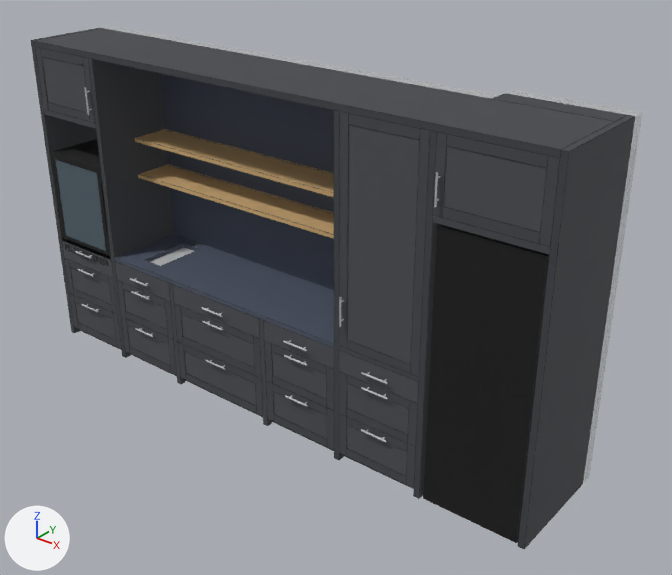
Renders of the glTF model 2026-161-C209-Te-kjokken/modell.glb from each side of a commit.
The view is the same before and after, from a 50 mm camera at (6013.0, -3979.0, 3734.0) aimed at (2422.0, 510.0, 951.0). The lights are fixed; the arrows at lower left show +X, +Y and +Z. The first picture is the older version. Vertices at exactly the same position are counted once.

Script lines for the objects in view, before the commit:
```python
ob_mesh_0 = bpy.data.objects.new('Mesh_0', me_mesh_0)
ob_mesh_0.location = (0.0, 0.0, 0.0)
```
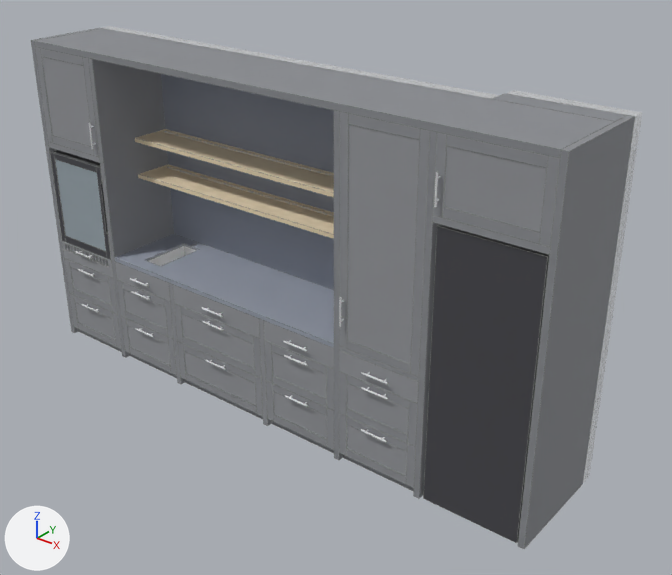
What differs and where, as boxes (x1, y1, x2, y2) in the pictures (672 x 575 px; the box of a moved part takes in the faces that stretch with it):
'Mesh_0', recoloured, reshaped (lighter)
    both: (31, 26, 642, 549)
part 1 of me_mesh_0, moved or reshaped
    before: (84, 87, 89, 115)
    after: (89, 122, 93, 149)
part 2 of me_mesh_0, moved or reshaped (mostly hidden)
    before: (346, 456, 414, 489)
    after: (343, 455, 414, 491)
part 3 of me_mesh_0, moved or reshaped (mostly hidden before)
    before: (83, 331, 115, 347)
    after: (78, 329, 122, 352)
part 4 of me_mesh_0, moved or reshaped (mostly hidden)
    before: (133, 355, 334, 451)
    after: (129, 353, 334, 453)
part 5 of me_mesh_0, moved or reshaped
    before: (44, 109, 96, 128)
    after: (48, 142, 100, 162)
part 6 of me_mesh_0, deleted (mostly hidden)
    before: (48, 102, 413, 489)
part 7 of me_mesh_0, reshaped
    before: (35, 47, 548, 443)
    after: (35, 47, 548, 492)

What changed in the scene script:
```text
Change mat_eik19_ncs:
    mat_eik19_ncs.base_color: (0.047, 0.0509, 0.0592) -> (0.24, 0.25, 0.27)  # dark grey #3d4045 -> grey #86898e
Change mat_skuff16:
    mat_skuff16.base_color: (0.57, 0.393, 0.214) -> (0.78, 0.66, 0.5)  # brown #c7a87f -> beige #e5d4bc
Change mat_front_eik12_ncs:
    mat_front_eik12_ncs.base_color: (0.0732, 0.0783, 0.089) -> (0.3, 0.31, 0.33)  # dark grey #4c4f54 -> grey #95979b
Change mat_front_eik_heltre_ncs:
    mat_front_eik_heltre_ncs.base_color: (0.0592, 0.0637, 0.0732) -> (0.27, 0.28, 0.3)  # dark grey #45474c -> grey #8e9095
Change mat_eik_heltre_ncs:
    mat_eik_heltre_ncs.base_color: (0.0592, 0.0637, 0.0732) -> (0.27, 0.28, 0.3)  # dark grey #45474c -> grey #8e9095
Change mat_front_eik22_ncs:
    mat_front_eik22_ncs.base_color: (0.0732, 0.0783, 0.089) -> (0.3, 0.31, 0.33)  # dark grey #4c4f54 -> grey #95979b
Change mat_eik40_ncs:
    mat_eik40_ncs.base_color: (0.0509, 0.055, 0.0637) -> (0.25, 0.26, 0.28)  # dark grey #404247 -> grey #898b90
Change mat_vegg:
    mat_vegg.base_color: (0.604, 0.604, 0.57) -> (0.8, 0.8, 0.78)  # light grey #ccccc7 -> white #e7e7e5
Change mat_eik30_natur:
    mat_eik30_natur.base_color: (0.604, 0.393, 0.179) -> (0.8, 0.66, 0.46)  # brown #cca875 -> beige #e7d4b5
Change mat_kjop_glass:
    mat_kjop_glass.base_color: (0.0835, 0.119, 0.147) -> (0.32, 0.38, 0.42)  # greyish blue #52616b -> grey #99a6ad
Change mat_kjop_sort:
    mat_kjop_sort.base_color: (0.0049, 0.0049, 0.00598) -> (0.06, 0.06, 0.07)  # black #0f0f12 -> dark grey #45454b
Change mat_stein:
    mat_stein.base_color: (0.0732, 0.089, 0.133) -> (0.3, 0.33, 0.4)  # greyish blue #4c5466 -> grey #959baa
Change mat_kantlinjer:
    where n0 = _N.new('ShaderNodeEmission'); n0.name = 'Emission'
    n0.inputs[0].default_value: (0.022, 0.0245, 0.022, 1.0) -> (0.16, 0.17, 0.16, 1.0)  # 'Color', black #292b29 -> 'Color', grey #6f736f
Add mat_eik_heltre_natur:
    mat_eik_heltre_natur = principled_material('EIK_HELTRE_NATUR')
    mat_eik_heltre_natur.base_color = (0.74, 0.6, 0.42)  # beige #dfcbad
    mat_eik_heltre_natur.roughness = 0.75
Change me_mesh_0:
    used by ob_mesh_0; location = (0.0, 0.0, 0.0)
    remove me_mesh_0.from_pydata(...)  # 47407 vertices, 53282 faces; spans x -2.0..4232.0, y -37.0..875.0, z -2.0..2402.0
    add me_mesh_0.from_pydata(...)  # 48027 vertices, 53390 faces; spans x -2.0..4232.0, y -37.0..875.0, z -2.0..2402.0
    me_mesh_0 part 1: the loose piece of 50 vertices spanning x 612.0..624.0, y -35.0..-23.0, z 1962.0..2158.0 is moved by (0.0, 0.0, -252.0)
    me_mesh_0 part 2: the loose piece of 8 vertices spanning x 2855.0..3455.0, y 60.0..79.0, z 0.0..60.0 is moved by (0.0, -20.0, 0.0)
    me_mesh_0 part 3: the loose piece of 146 vertices spanning x 40.0..650.0, y 60.0..79.0, z 0.0..60.0 is moved by (0.0, -20.0, 0.0)
    me_mesh_0 part 4: the loose piece of 8 vertices spanning x 690.0..2815.0, y 60.0..79.0, z 0.0..60.0 is moved by (0.0, -20.0, 0.0)
    me_mesh_0 part 5: the loose piece of 8 vertices spanning x 40.0..650.0, y 0.0..40.0, z 1860.0..1900.0 is moved by (0.0, 0.0, -252.0)
    me_mesh_0 part 6: 833 loose pieces with 6719 vertices, spanning x 38.0..4192.0, y -37.0..604.0, z -2.0..2362.0, are deleted
    me_mesh_0 part 7: 287 vertices moved within x 40.0..4128.0, y -2.0..604.0, z 58.0..2358.0; 1967 vertices removed from x 38.0..4192.0, y -2.0..604.0, z -2.0..2362.0; 9282 vertices added at x 38.0..4192.0, y -37.0..604.0, z -2.0..2362.0
    other edits to the shape of me_mesh_0 do not show in these pictures
    add me_mesh_0.materials.append(mat_eik_heltre_natur)  # beige #dfcbad
```
